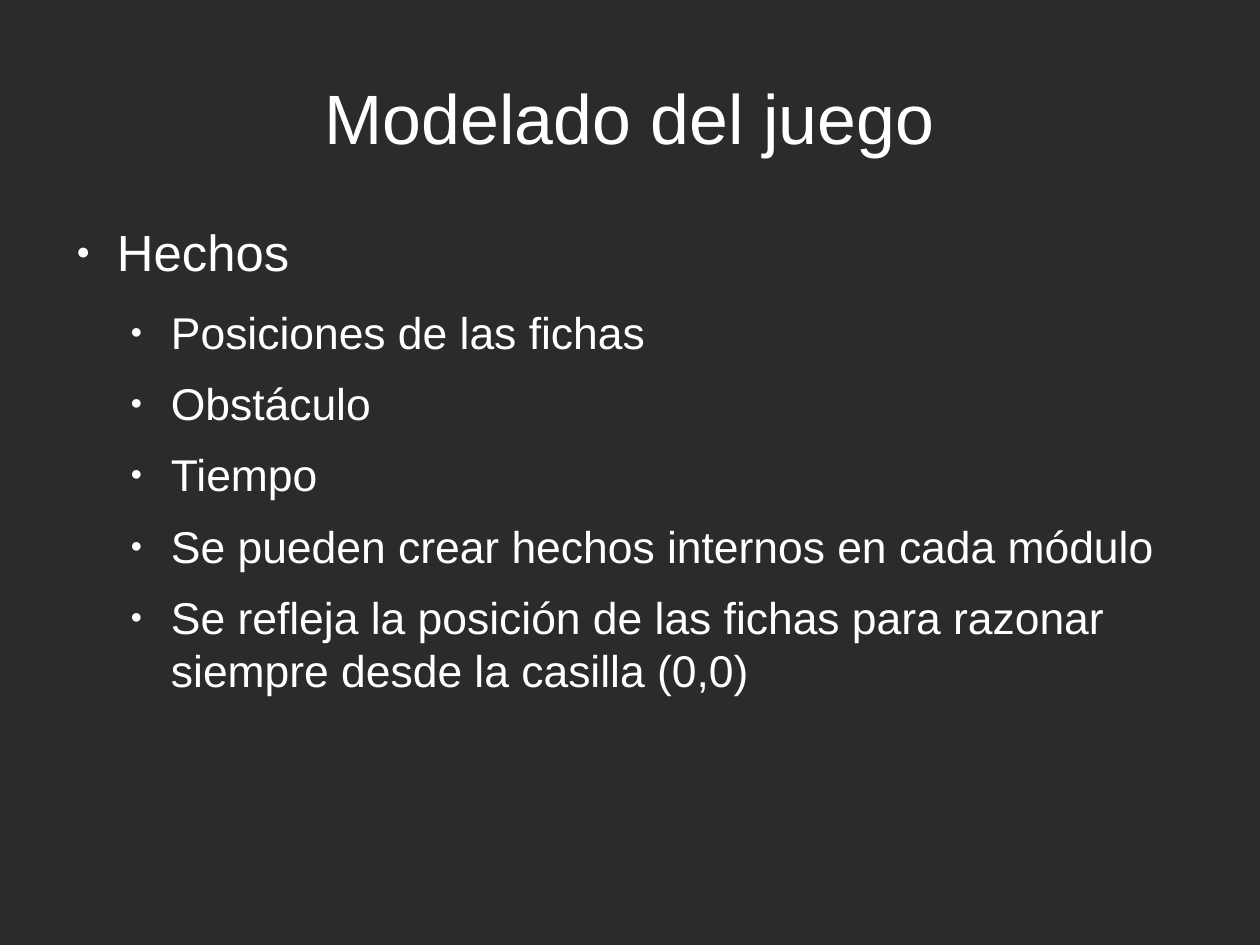
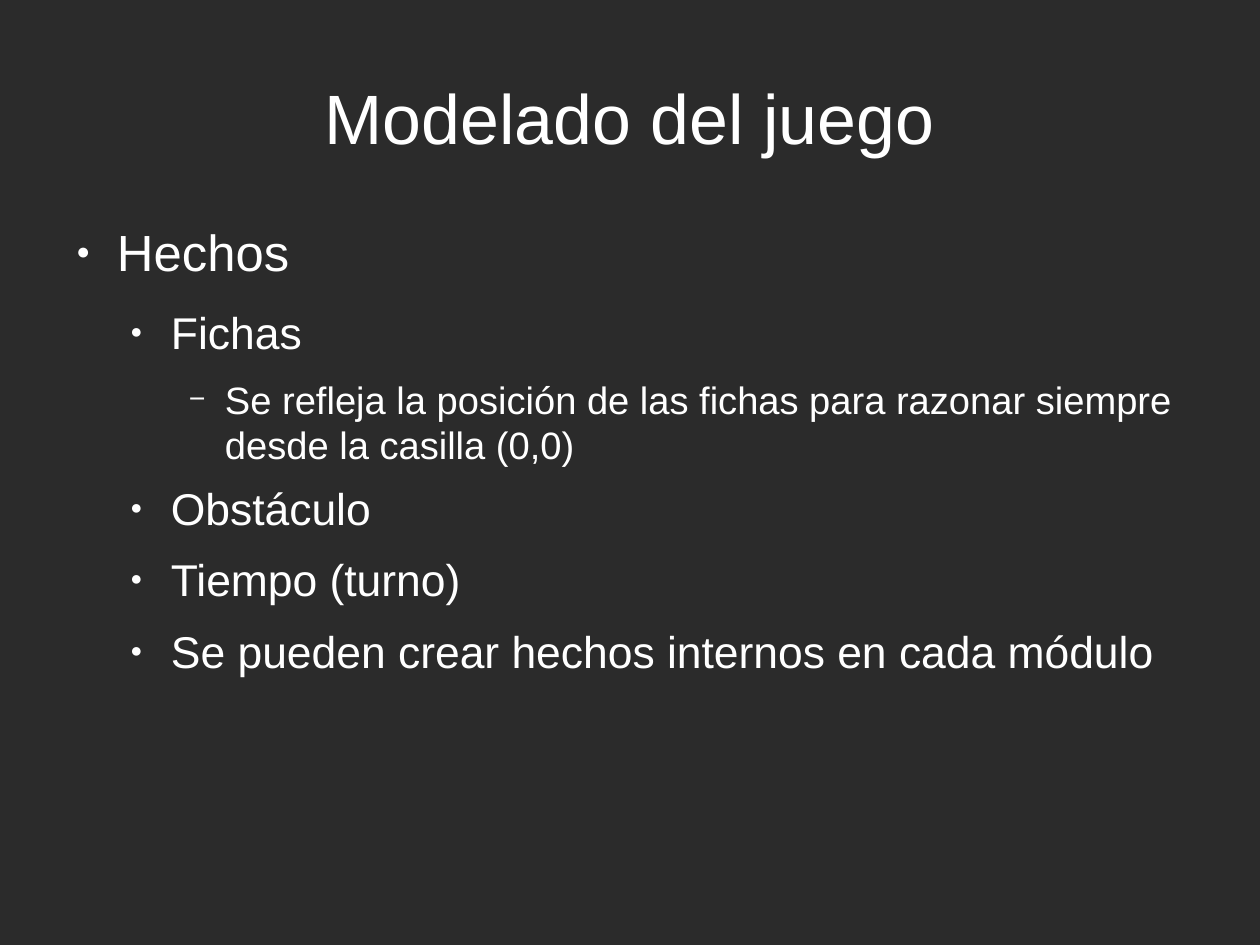
Before and after one commit to rompehielos013013013/gsiege, a slide deck: slide 22 of presentacion/expertoUCLM2014/SSEE-IA.odp. Drawn at 1260x945 pixels with LibreOffice and Linux fonts; fonts in the diff are those of the drawing; background and template pictures are left out; a plain dark background stands for a picture behind light text. Boxes give left, top, right and bottom in pixels: in the first picture for what was removed or moved away, otherwise in the second. Text is boxed around its words. In the diff, an @@ line names an element or a change of style, - is before the commit and + after.

```diff
--- a/presentacion/expertoUCLM2014/SSEE-IA.odp
+++ b/presentacion/expertoUCLM2014/SSEE-IA.odp
@@ text at [171,316,1172,467]: text changed; size 28 to 24 pt @@
-  ● Posiciones de las fichas
+  ● Fichas
+    − Se refleja la posición de las fichas para razonar siempre desde la casilla (0,0)
@@ text at [171,563,461,606]: text changed @@
-  ● Tiempo
+  ● Tiempo (turno)
@@ text at [171,601,1104,697]: paragraph removed @@
-  ● Se refleja la posición de las fichas para razonar siempre desde la casilla (0,0)
```
Also in this commit, not shown: 17 other slides changed, 6 slides added, 1 other file.
